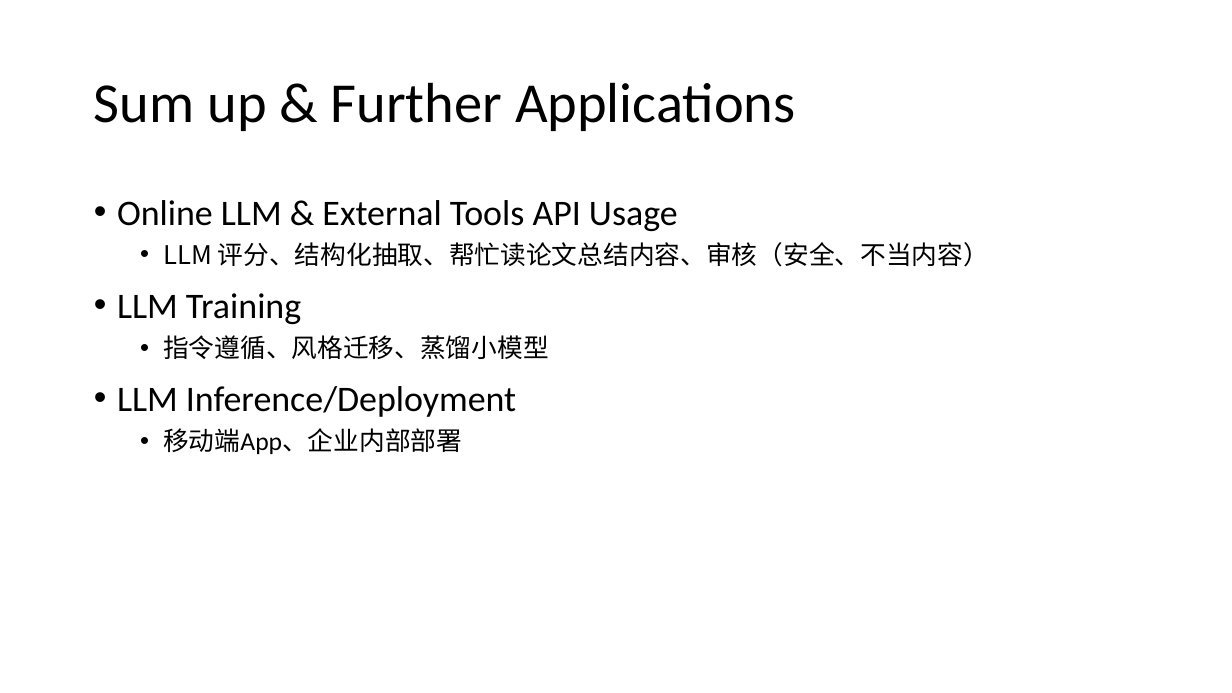
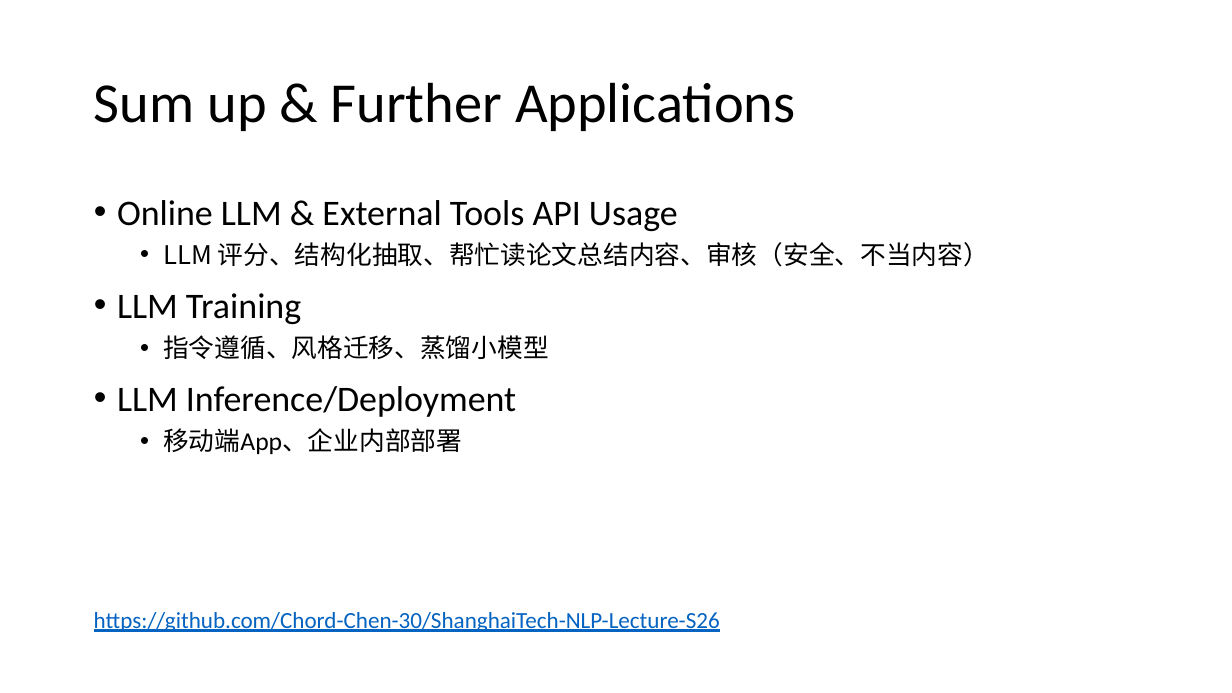
Before and after one commit to Chord-Chen-30/ShanghaiTech-NLP-Lecture-S26, a slide deck: slide 27 of llm_engineering.pptx. Drawn at 1232x693 pixels with LibreOffice and Linux fonts; fonts in the diff are those of the drawing. Boxes give left, top, right and bottom in pixels: in the first picture for what was removed or moved away, otherwise in the second. Text is boxed around its words. In the diff, an @@ line names an element or a change of style, - is before the commit and + after.

```diff
--- a/llm_engineering.pptx
+++ b/llm_engineering.pptx
@@ text added at (94,612,720,632), 18 pt, text #0563C1, underline @@
+https://github.com/Chord-Chen-30/ShanghaiTech-NLP-Lecture-S26
```
Also in this commit, not shown: 1 other file.
